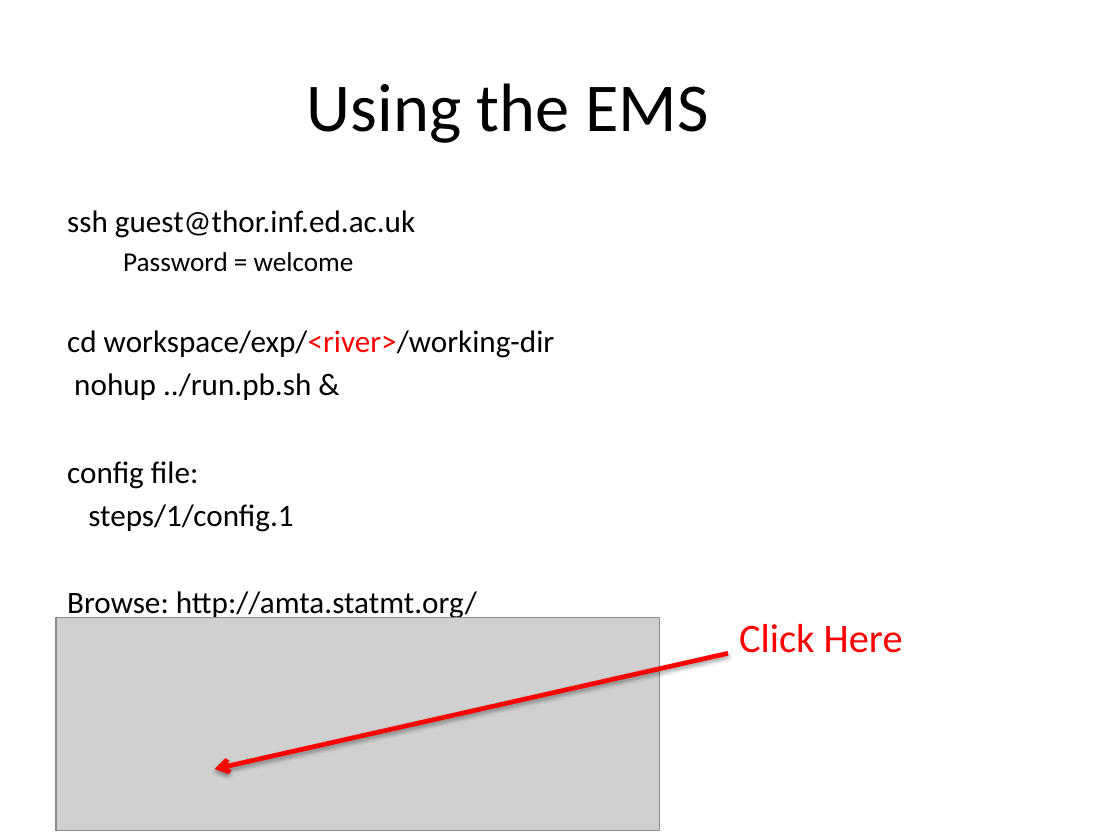
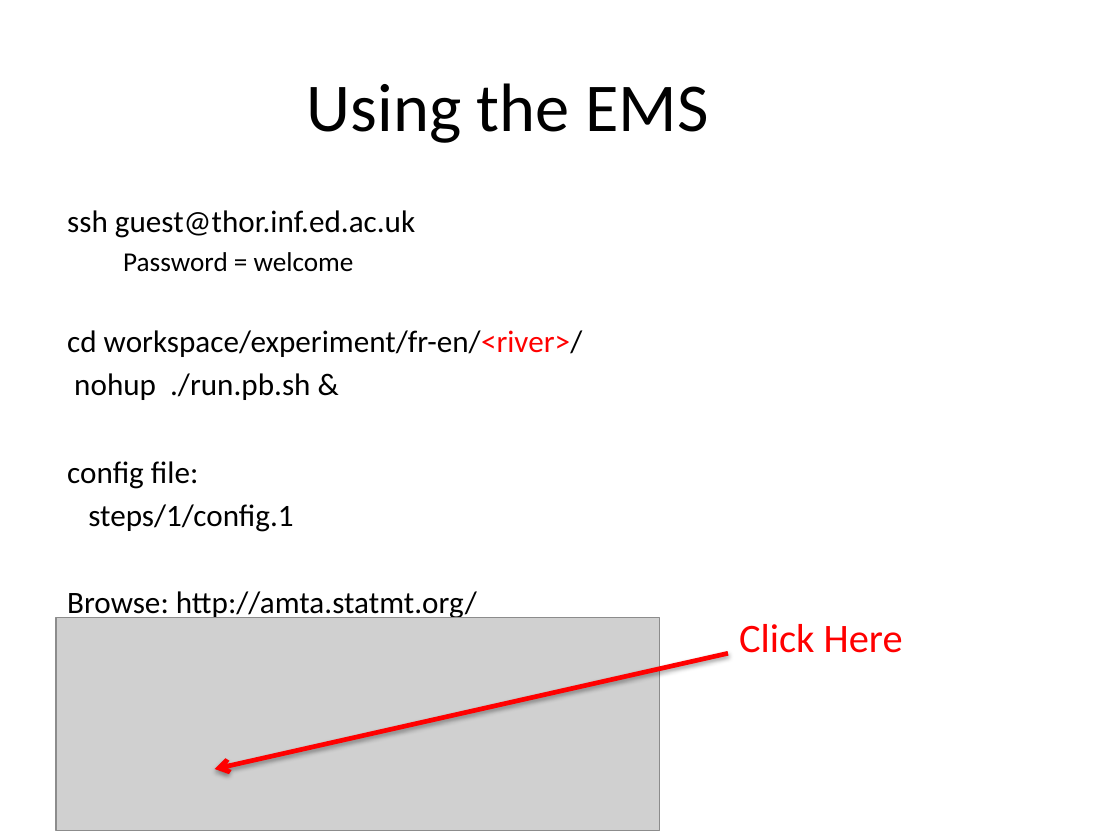
Before and after one commit to hieuhoang/papers, a slide deck: slide 4 of amta2012/hands-on.2012.pptx. Drawn at 1120x840 pixels with LibreOffice and Linux fonts; fonts in the diff are those of the drawing; grey boxes stand for pictures; background and template pictures are left out. Boxes give left, top, right and bottom in pixels: in the first picture for what was removed or moved away, otherwise in the second. Text is boxed around its words. In the diff, an @@ line names an element or a change of style, - is before the commit and + after.

```diff
--- a/amta2012/hands-on.2012.pptx
+++ b/amta2012/hands-on.2012.pptx
@@ text at (x1=67, y1=330, x2=583, y2=400): text changed @@
-cd workspace/exp/<river>/working-dir
-nohup ../run.pb.sh &
+cd workspace/experiment/fr-en/<river>/
+nohup ./run.pb.sh &
```
Also in this commit, not shown: 2 other slides changed, 2 other files.
